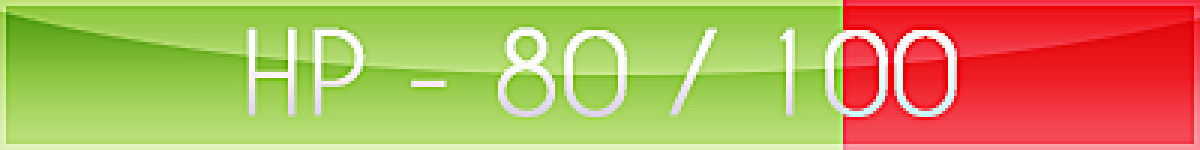
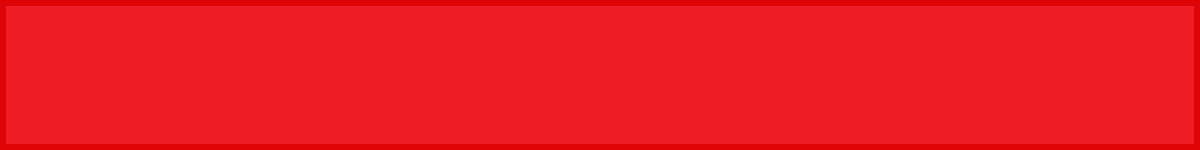
Comparing the layer stacks of the two (1200, 150) images. Changes:
hid "Layer 4" over [0, 0, 1200, 150]
hid "Layer 2" over [0, 0, 1200, 75]
hid "HP - 80 / 100" over [246, 27, 957, 117]
painted on "Layer 3" over [0, 0, 1200, 150]
painted on "Layer 1" over [0, 0, 843, 150]
hid "Layer 0" over [0, 0, 1200, 150]
